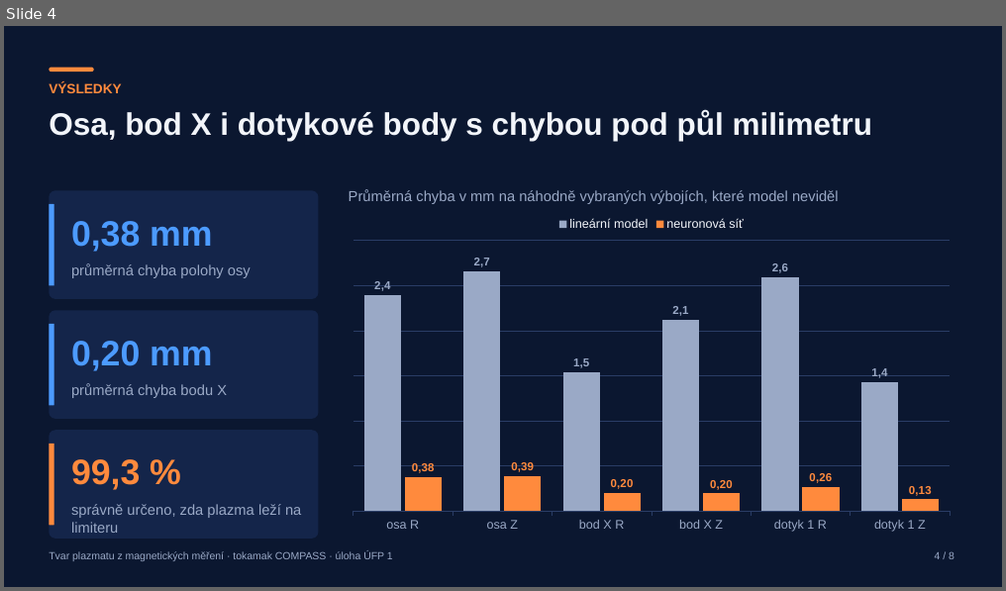
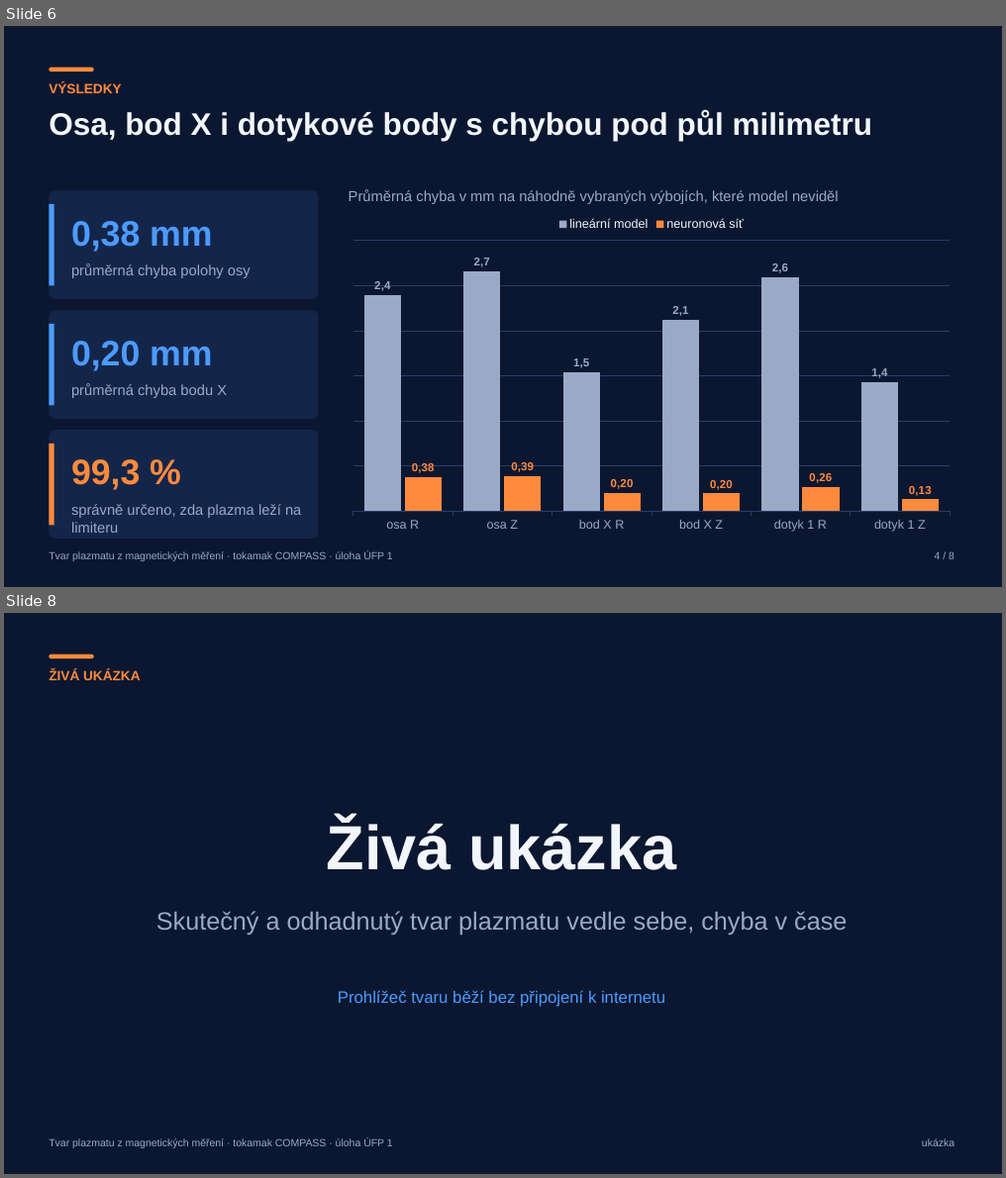
Before and after one commit to mschiller890/hackathon, a slide deck: presentation/deck/slides.pptx. Shown one above the other, each under a label of ours: slide 4 before the commit, slides 6 and 8 after it; the slides between them are not shown. The pictures are 1006x591 and 1006x1178 pixels, drawn with LibreOffice and Linux fonts; fonts in the diff are those of the drawing. Boxes give left, top, right and bottom in pixels: in the first picture for what was removed or moved away, otherwise in the second. Text is boxed around its words. In the diff, an @@ line names an element or a change of style, - is before the commit and + after.

```diff
--- a/presentation/deck/slides.pptx
+++ b/presentation/deck/slides.pptx
@@ slide 8 added at (4,613,1002,1174), background #0B1730 @@
@@ rounded rectangle added at (49,655,94,659), fill #FF8A3D @@
@@ text added at (49,669,141,680), 13 pt, text #FF8A3D, bold @@
+ŽIVÁ UKÁZKA
@@ text added at (327,821,676,870), 60 pt, text #F2F5FA, bold @@
+Živá ukázka
@@ text added at (156,911,846,935), 24 pt, text #9AA9C6 @@
+Skutečný a odhadnutý tvar plazmatu vedle sebe, chyba v čase
@@ text added at (338,990,665,1007), 16 pt, text #4C9BFF @@
+Prohlížeč tvaru běží bez připojení k internetu
@@ text added at (49,1139,393,1149), 10 pt, text #9AA9C6 @@
+Tvar plazmatu z magnetických měření · tokamak COMPASS · úloha ÚFP 1
@@ text added at (922,1139,954,1147), 10 pt, text #9AA9C6 @@
+ukázka
@@ what was slide 4 is now slide 6 @@
```
Also in this commit, not shown: 5 slides changed, 4 other slides added, 1 other file.
